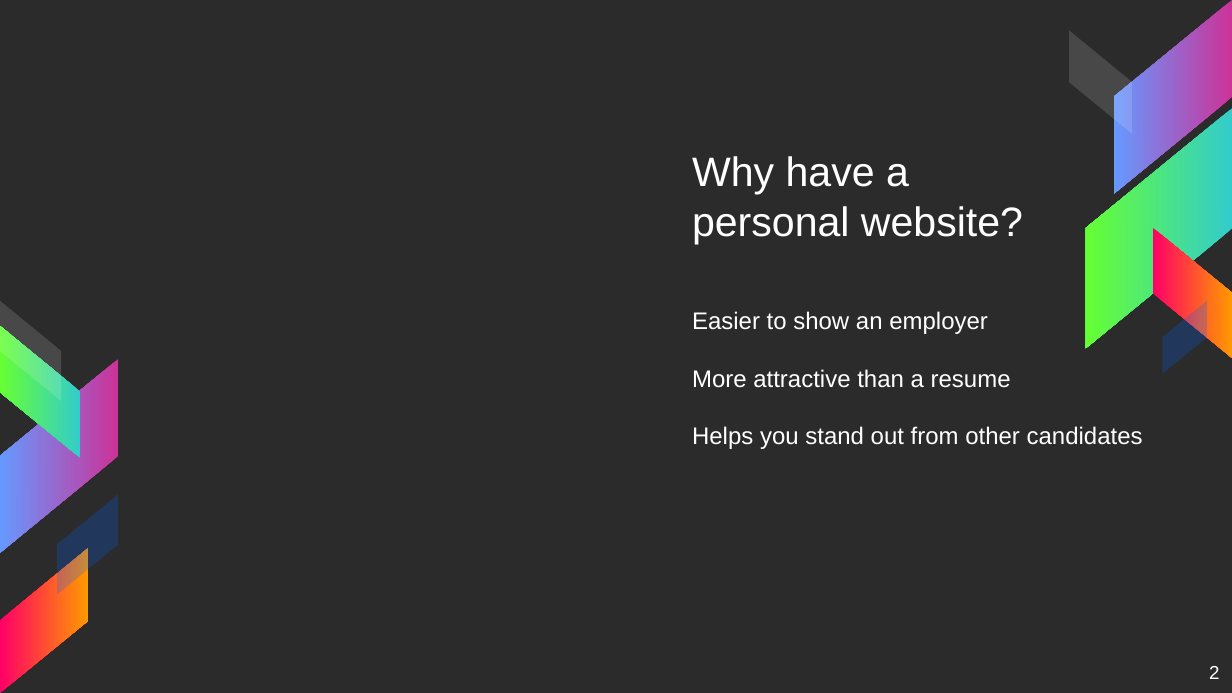
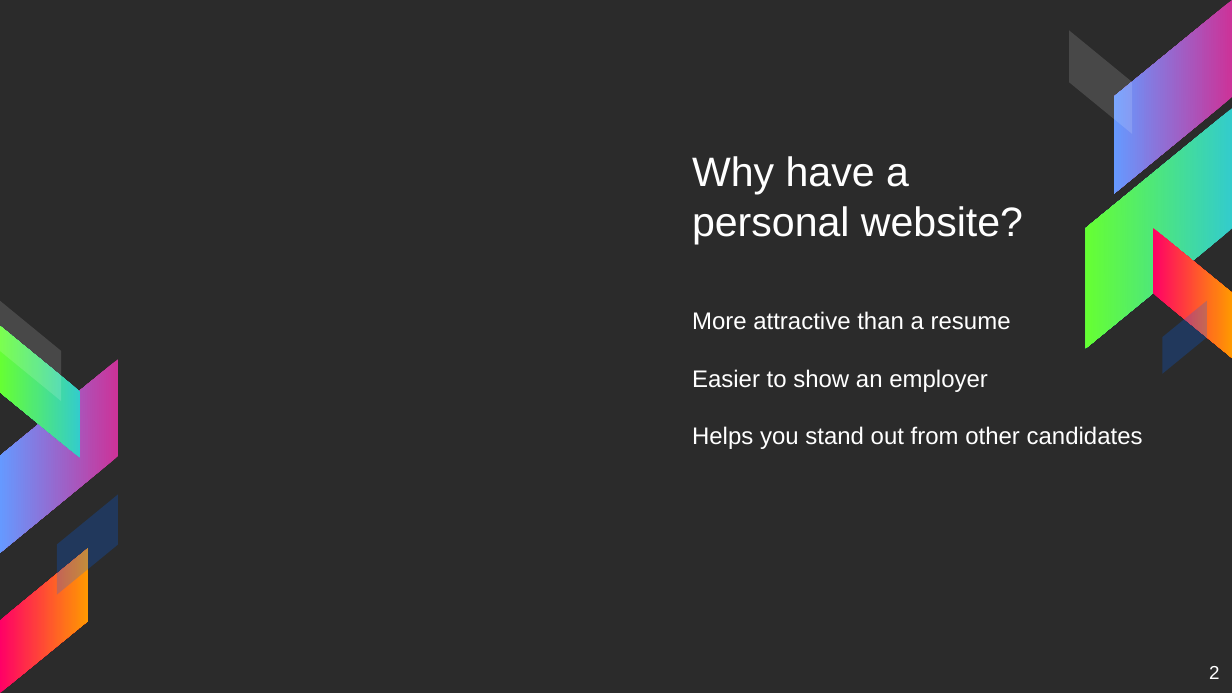
Before and after one commit to harryli0088/personal-website-workshop, a slide deck: slide 2 of Make Your Own Personal Website.pptx. Drawn at 1232x693 pixels with LibreOffice and Linux fonts; fonts in the diff are those of the drawing; background and template pictures are left out; a plain dark background stands for a picture behind light text. Boxes give left, top, right and bottom in pixels: in the first picture for what was removed or moved away, otherwise in the second. Text is boxed around its words. In the diff, an @@ line names an element or a change of style, - is before the commit and + after.

```diff
--- a/Make Your Own Personal Website.pptx
+++ b/Make Your Own Personal Website.pptx
@@ text at [692,311,1011,330]: paragraph added @@
+More attractive than a resume
@@ text at [692,369,1011,388]: paragraph removed @@
-More attractive than a resume
```
Also in this commit, not shown: 2 other slides changed.
